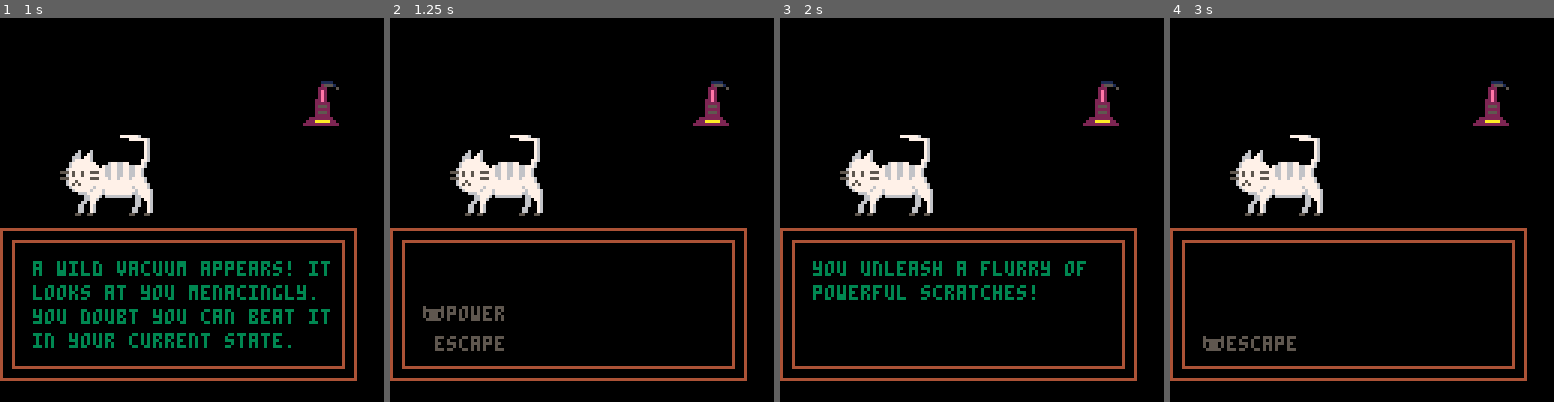
Above: before the commit, frames 1-4 (left to right).
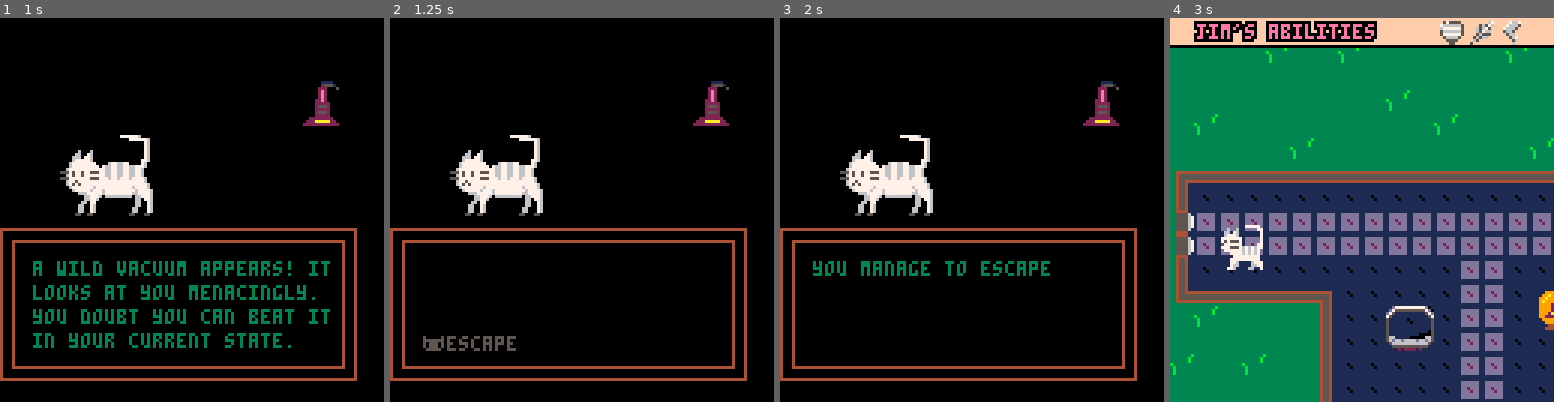
Above: after the commit, the same moments.

Repository: MarkNickerson/GymSim
Game: PICO-8 cartridge gymsim.p8
The game is run twice, just before and just after one commit, with the same random seed, the same clock (stepped at 60 frames per second) and the same inputs.
Inputs:
- Up to frame 1 (1 s): tap X (X key) at 0.33 s; tap O (Z key) at 0.7 s
- Up to frame 2 (1.25 s): tap X (X key) at 1.07 s
- Up to frame 3 (2 s): hold Right from 1.6 s (still down); tap O (Z key) at 1.7 s; tap X (X key) at 1.85 s
- Up to frame 4 (3 s): release Right at 2.1 s; tap O (Z key) at 2.1, 2.5, 2.9 s; hold Up 2.15-2.42 s; hold Right from 2.47 s (still down); tap X (X key) at 2.97 s

Frame 1 is identical in both runs. In frame 2, 0.8% of the frame differs, in the area x 8-33%, y 75-87%; in frame 3, 1.6%; in frame 4, 97%, in the area x 0-100%, y 0-100%.

Commit message:
masher done

Diff:
--- a/gymsim.p8
+++ b/gymsim.p8
@@ -55,7 +55,7 @@
 -- what to print on the next boss move
 boss_move = "the boss does something"
 -- which workouts have been completed
-completed_tasks = {false, false, true, true} -- run, feather, post
+completed_tasks = {false, false, false, true} -- run, feather, post
 -- which boss options have been chosen
 chosen_boss_options = {false, false, false, false}
 -- text to show for each boss option
@@ -729,10 +729,10 @@
   --if btnp(5) then
   if post.health <= 0 then
       change_state(14) -- change state to masher win scene
-      completed_tasks[2] = true
-      punchingboost = true
-  end
-  if (flr(minutetimer/60) == 30) then
+      completed_tasks[3] = true
+      player.punchingboost = true
+  end
+  if (flr(minutetimer/60) == 15) then
       change_state(15) -- change state to masher fail scene
     end
 end
@@ -744,14 +744,6 @@
   draw_scratching_post(post.x, post.y)
 
   draw_player_attack(player.x, player.y)
-  --if btnp(0) then -- draw attack cat
-  --  draw_player_attack(player.x, player.y)
-  --elseif btnp(1) then -- draw attack cat
-  --  draw_player_attack(player.x, player.y)
-  --else
-  --  draw_player_large(player.x, player.y)
-  --end
-
 end
 
 function update_masher_intro()
@@ -766,7 +758,7 @@
   rectfill(0,0,screen_size,screen_size,12)
   local text = "button mashing sim!"
   write(text, text_x_pos(text), 30,7)
-  local text = "hone your punching skills"
+  local text = "hone your scratching skills"
   write(text, text_x_pos(text), 50,7)
   local text = " use the left and right arrows"
   write(text, text_x_pos(text), 60,7)
@@ -806,7 +798,7 @@
   write(text, text_x_pos(text), 30,7)
   local text = " you'll be able to"
   write(text, text_x_pos(text), 50,7)
-  local text = " use a punch attack"
+  local text = " use a slash attack"
   write(text, text_x_pos(text), 60,7)
   local text = " when fighting the vacuum!"
   write(text, text_x_pos(text), 70,7)
